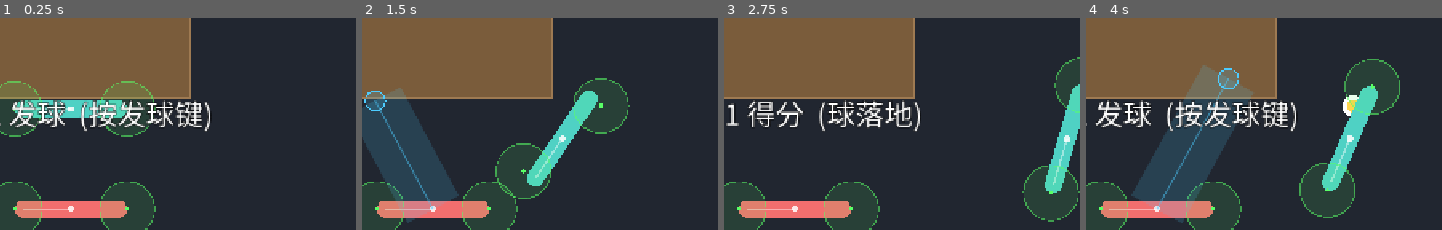
Above: before the commit, frames 1-4 (left to right).
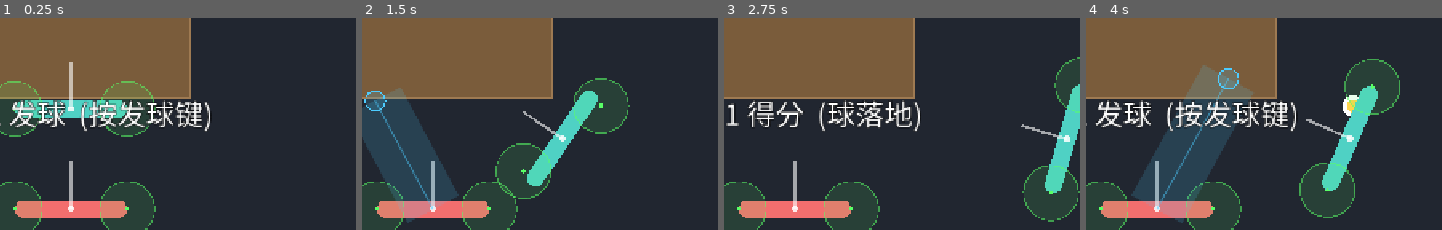
Above: after the commit, the same moments.

Repository: shuperidou/BMA-Arena
Game: Godot game, scene res://scenes/Main.tscn
Same seed, same stepped clock (60 frames per second), same inputs: the game is played once before the commit and once after it.
Inputs (mouse positions are % of the whole screen's width and height, from its top left):
- Up to frame 1 (0.25 s): no input
- Up to frame 2 (1.5 s): tap Enter at 0.5, 0.6 s; move the mouse to (80, 46) at 0.52 s; hold D 0.53-1.25 s; click (80, 46) at 0.67 s; tap Space at 0.77 s; drag from (33, 57) to (49, 72) at 1.27 s
- Up to frame 3 (2.75 s): move the mouse to (66, 28) at 2.02 s; hold D from 2.03 s (still down); tap 1 at 2.1 s
- Up to frame 4 (4 s): release D at 2.75 s; drag from (49, 72) to (21, 35) at 2.77 s; move the mouse to (89, 67) at 3.52 s; hold A from 3.53 s (still down); tap R at 3.6 s; tap Space at 3.77 s
The pictures show only the part of the screen within x 45-95%, y 25-75%; the shares and areas given below are measured in that part.

The runs differ from the first frame. In frame 1, 0.6% of the frame differs, in the area x 6-21%, y 20-91%; in frame 2, 0.6%; in frame 3, 0.6%; in frame 4, 0.6%.

Commit message:
player: forward marker now points local +x (matches facing/serve direction)

Diff:
--- a/scripts/player/player_controller.gd
+++ b/scripts/player/player_controller.gd
@@ -148,6 +148,6 @@
 	draw_rect(Rect2(-r, -seg, 2.0 * r, 2.0 * seg), _body_color)
 	draw_circle(Vector2(0.0, -seg), r, _body_color)
 	draw_circle(Vector2(0.0, seg), r, _body_color)
-	# 朝向标记 (局部 -y 为"前方")
-	draw_line(Vector2.ZERO, Vector2(0.0, -seg), Color(1, 1, 1, 0.45), 3.0)
+	# 朝向标记: 局部 +x 为"前方" (面向桌中心 / 发球方向)
+	draw_line(Vector2.ZERO, Vector2(seg, 0.0), Color(1, 1, 1, 0.6), 4.0)
 	draw_circle(Vector2.ZERO, 5.0, Color(1, 1, 1, 0.85))
